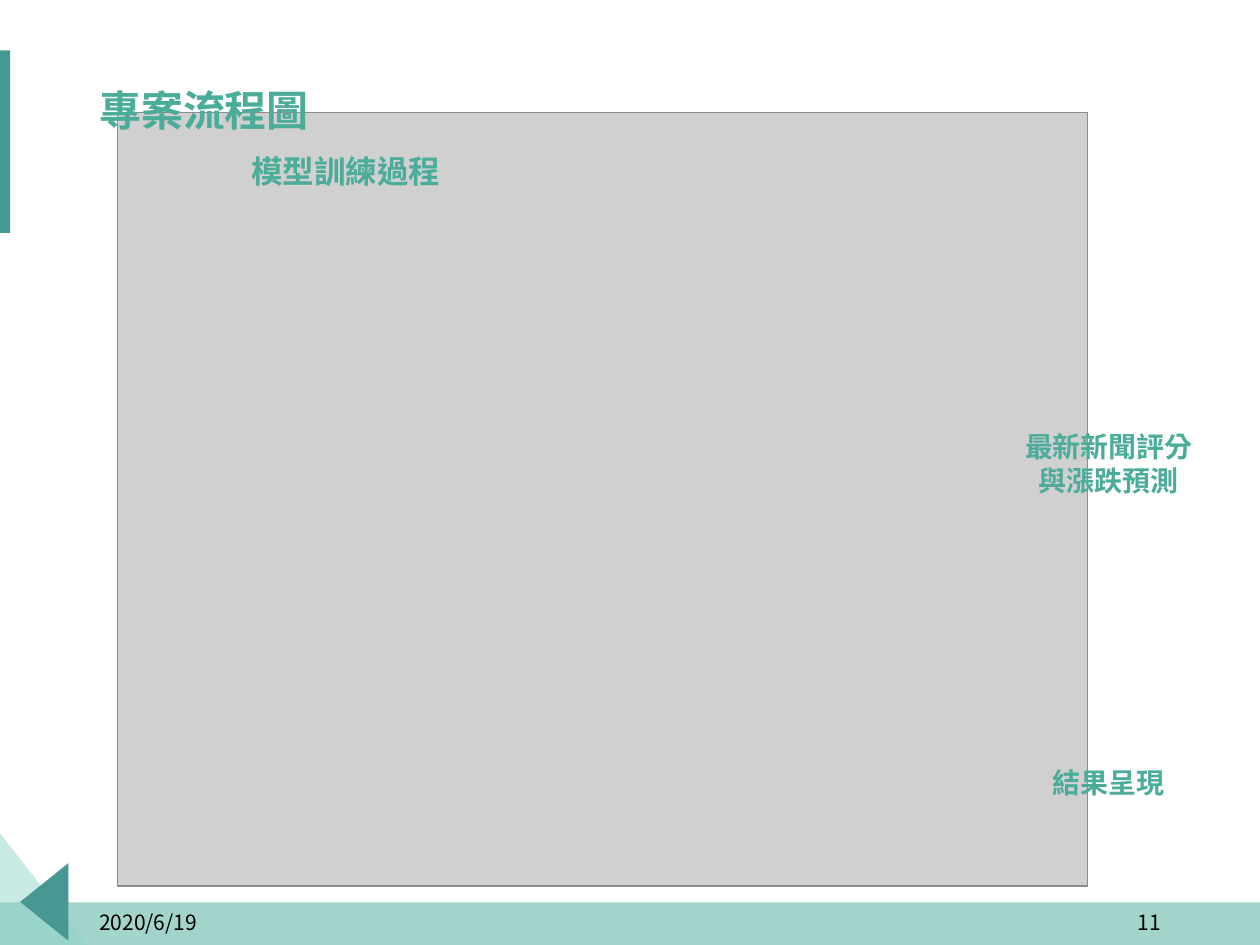
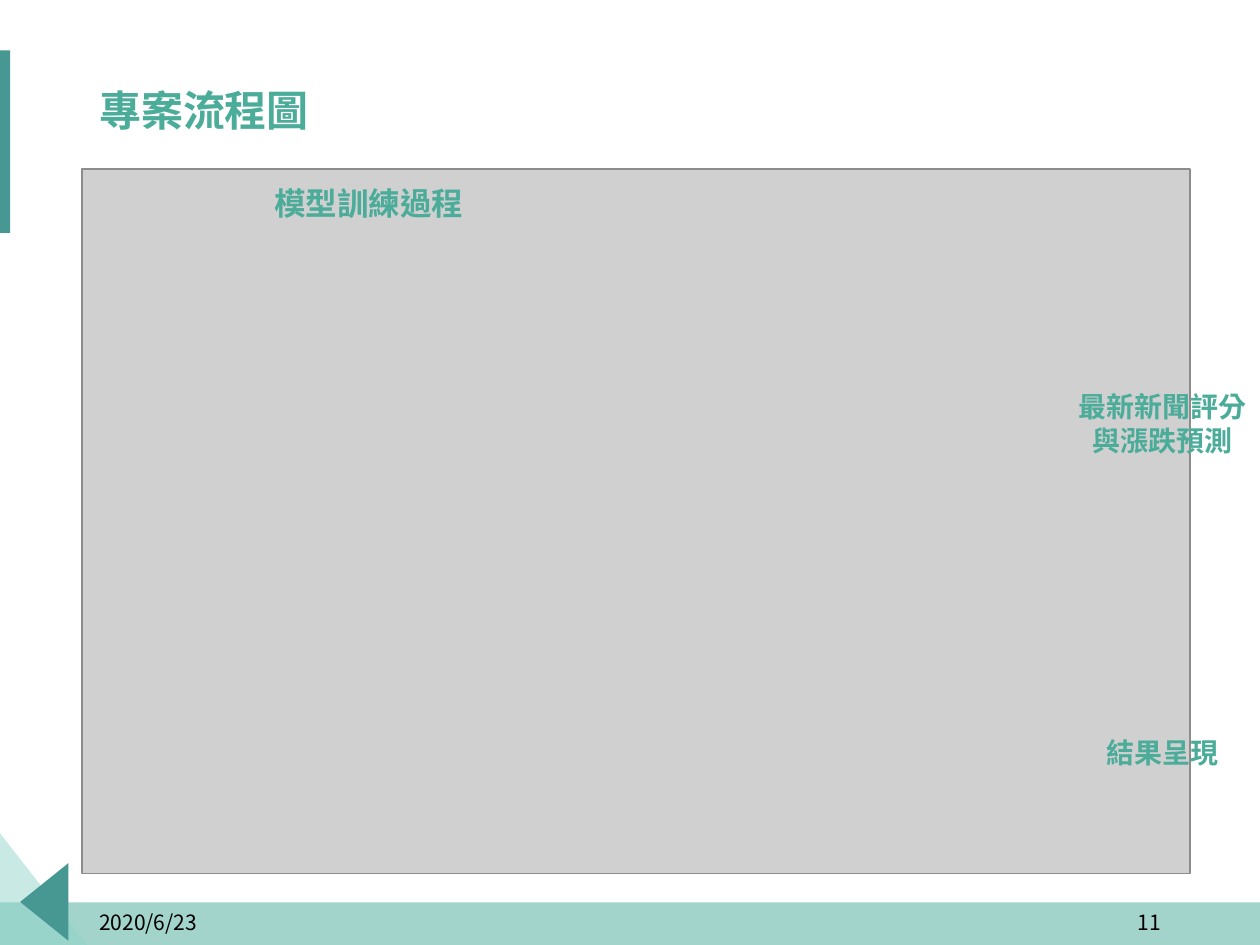
Before and after one commit to p314008dsa/Text-mining, a slide deck: slide 11 of 報告擋/玉山_題目一_組別二.pptx. Drawn at 1260x945 pixels with LibreOffice and Linux fonts; fonts in the diff are those of the drawing; grey boxes stand for pictures; background and template pictures are left out. Boxes give left, top, right and bottom in pixels: in the first picture for what was removed or moved away, otherwise in the second. Text is boxed around its words. In the diff, an @@ line names an element or a change of style, - is before the commit and + after.

```diff
--- a/報告擋/玉山_題目一_組別二.pptx
+++ b/報告擋/玉山_題目一_組別二.pptx
@@ picture: place and size @@
-picture at [117, 112, 1087, 886]
+picture at [82, 169, 1191, 873]
@@ text "模型訓練過程": place and size @@
-text "模型訓練過程" at [251, 156, 440, 186]
+text "模型訓練過程" at [274, 188, 463, 218]
@@ text "最新新聞評分 與漲跌預測": place and size @@
-text "最新新聞評分 與漲跌預測" at [1025, 429, 1192, 499]
+text "最新新聞評分 與漲跌預測" at [1079, 389, 1246, 459]
@@ text "結果呈現": place and size @@
-text "結果呈現" at [1053, 765, 1165, 801]
+text "結果呈現" at [1107, 735, 1219, 771]
@@ text at [99, 913, 197, 934]: text changed @@
-2020/6/19
+2020/6/23
```
Also in this commit, not shown: 34 other slides changed, 2 other files.
